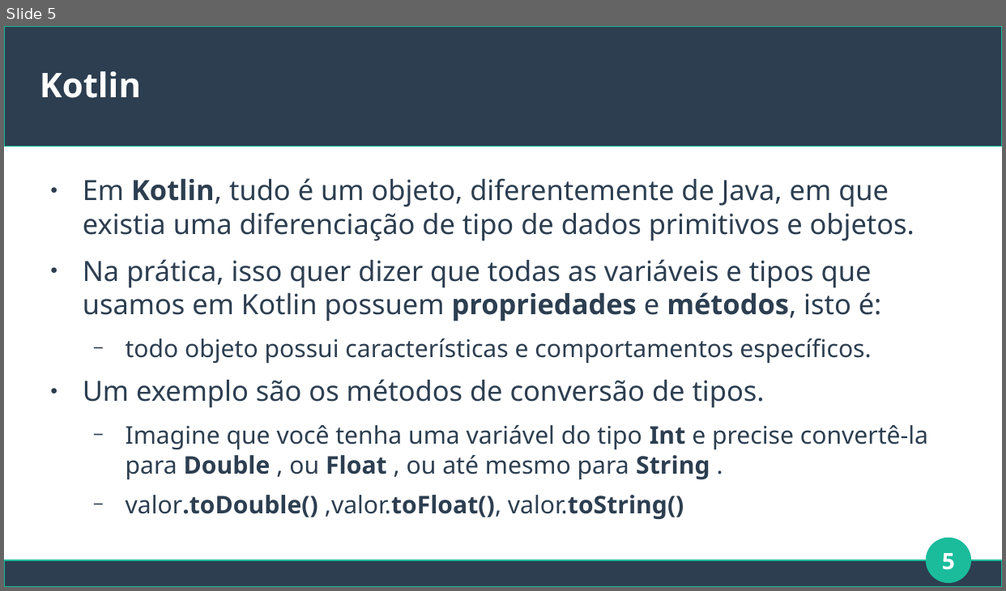
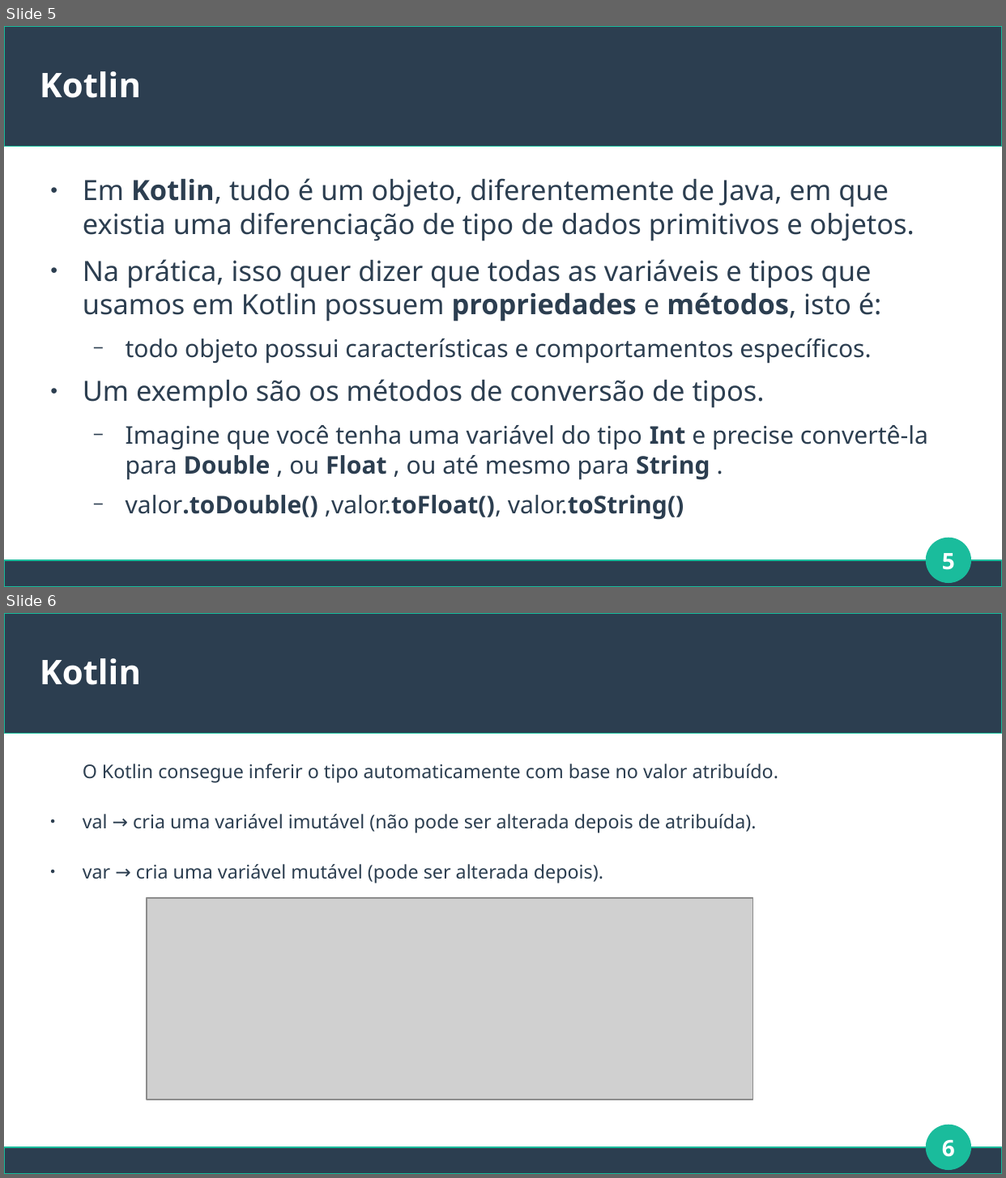
Before and after one commit to brunomaion/aulas, a slide deck: Mobile/Aula5-Kotlin/Aula5-Kotlin.odp. Shown one above the other, each under a label of ours: slide 5 before the commit, slides 5 and 6 after it. The pictures are 1006x591 and 1006x1178 pixels, drawn with LibreOffice and Linux fonts; fonts in the diff are those of the drawing; grey boxes stand for pictures. Boxes give left, top, right and bottom in pixels: in the first picture for what was removed or moved away, otherwise in the second. Text is boxed around its words. In the diff, an @@ line names an element or a change of style, - is before the commit and + after.

```diff
--- a/Mobile/Aula5-Kotlin/Aula5-Kotlin.odp
+++ b/Mobile/Aula5-Kotlin/Aula5-Kotlin.odp
@@ slide 6 added at [4,613,1002,1174], background #FFFFFF; not listed: 3 template elements that a slide beside it also shows @@
@@ title added at [40,658,141,685], 27 pt, text #FFFFFF, bold @@
+Kotlin
@@ text added at [83,764,778,884], 15 pt, text #2C3E50 @@
+O Kotlin consegue inferir o tipo automaticamente com base no valor atribuído.
+● val → cria uma variável imutável (não pode ser alterada depois de atribuída).
+● var → cria uma variável mutável (pode ser alterada depois).
@@ picture added at [147,898,753,1100] @@
@@ page number added at [942,1140,955,1157], 18 pt, text #FFFFFF, bold @@
+6
```
Also in this commit, not shown: 1 slide changed, 4 other slides added, 6 slides removed, 1 other file.
